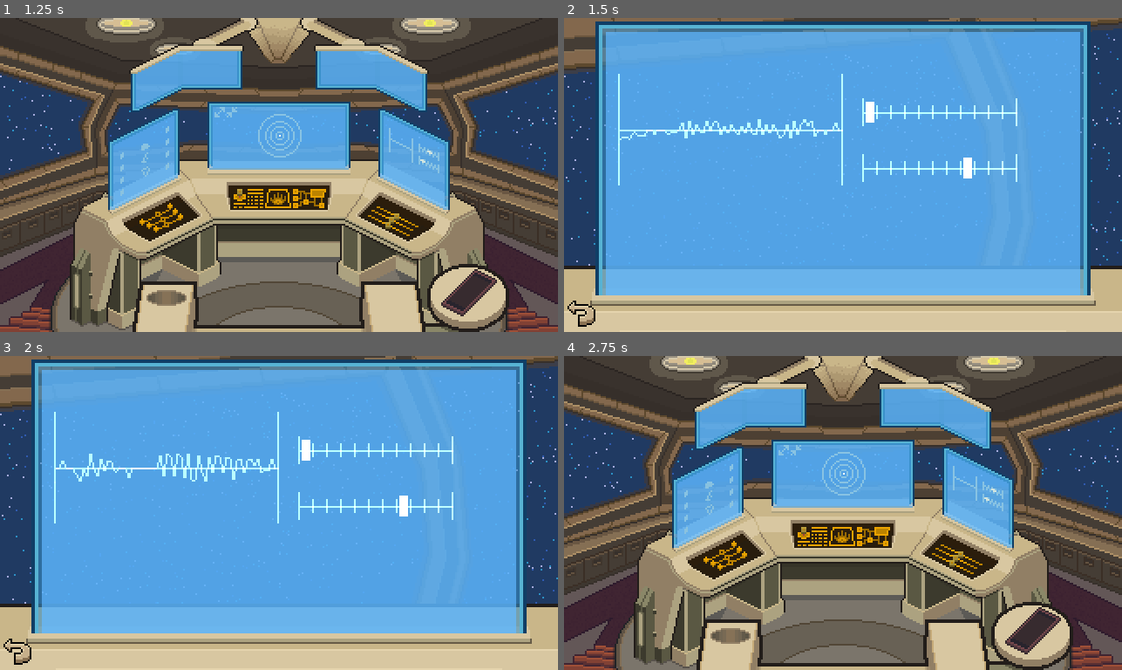
Above: before the commit, frames 1-4 (two rows, left to right).
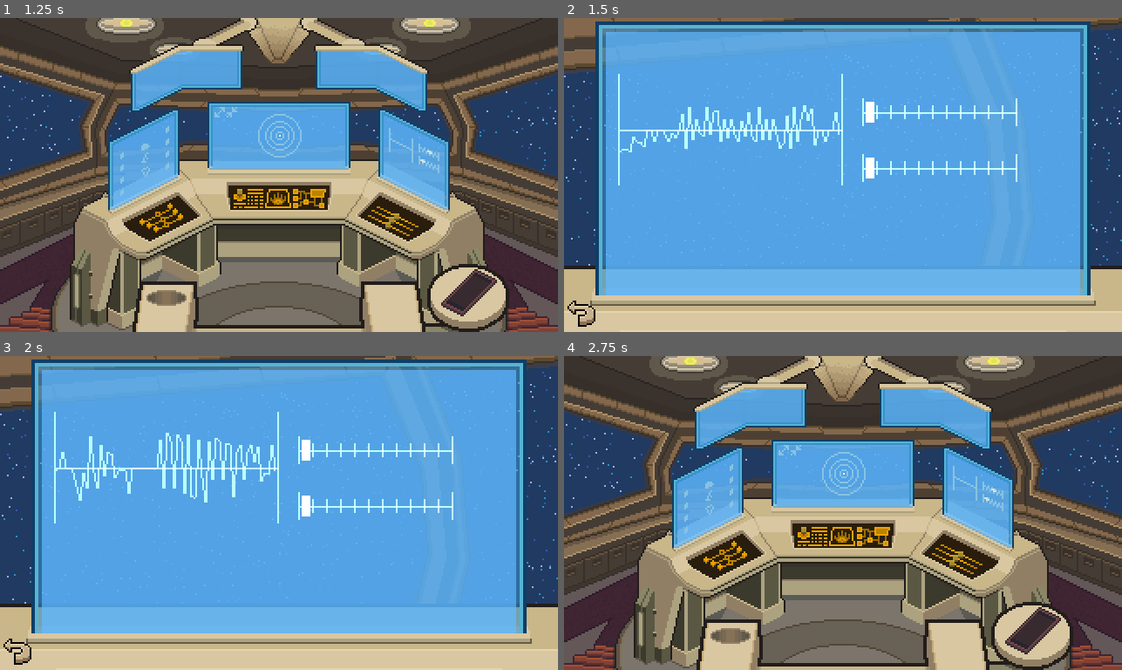
Above: after the commit, the same moments.

Repository: kevinlights/cosmic-s.n.a.f.u
Game: Godot game, scene res://scenes/TitleScreen.tscn
Same seed, same stepped clock (60 frames per second), same inputs: the game is played once before the commit and once after it.
Inputs (mouse positions are in pixels of both pictures, inside the frame that each line leads up to):
- Up to frame 1 (1.25 s): click (161, 303) at 0.5 s
- Up to frame 2 (1.5 s): click (965, 178) at 1.25 s
- Up to frame 3 (2 s): no input
- Up to frame 4 (2.75 s): click (580, 651) at 2 s

Frame 1 is identical in both runs. In frame 2, 1.1% of the frame differs, in the area x 10-74%, y 27-52%; in frame 3, 1.5%, in the area x 10-74%, y 24-52%; in frame 4, nothing differs.

Commit message:
Make radio sliders allow dragging instead of clicking only

Diff:
--- a/objects/radio/Radio.gd
+++ b/objects/radio/Radio.gd
@@ -3,6 +3,8 @@
 const SIGNAL_THRESHOLD : float = 0.3
 
 onready var waveform = $Waveform
+onready var slider_angle = $RadioSlider_Angle
+onready var slider_frequency = $RadioSlider_Frequency
 onready var label_status = $Label_Status
 
 signal back_from_radio
@@ -16,6 +18,10 @@
 	else:
 		label_status.text = "SIGNAL WEAK"
 
+func set_active(active : bool) -> void:
+	slider_angle.active = active
+	slider_frequency.active = active
+
 func _on_RadioSlider_Angle_value_changed(value : float) -> void:
 	game.radio_angle = value
 
--- a/objects/radio/RadioSlider.gd
+++ b/objects/radio/RadioSlider.gd
@@ -1,8 +1,10 @@
 extends Control
 
-const COLOUR_HUD = Color("687f8a")
+const COLOUR_HUD : Color = Color("687f8a")
+const CLICK_BOUNDS : Rect2 = Rect2(0, 0, 88, 10)
 
 var value : float = 0.0
+var active : bool = false
 
 signal value_changed
 
@@ -16,11 +18,13 @@
 	var slider_position : int = stepify(wrapf(value, 0.0, 1.0), 0.1) * 80
 	draw_rect(Rect2(1 + slider_position, 2, 5, 12), Color.white)
 
-func _input(event) -> void:
-	if event is InputEventMouseButton and event.pressed:
-		var cursor : Vector2 = event.position
-		if Rect2(rect_global_position, Vector2(88, 16)).has_point(cursor):
-			var new_value : float = float(cursor.x - rect_global_position.x) / 88.0
+func _process(delta : float) -> void:
+	if not active:
+		return
+	if Input.is_mouse_button_pressed(BUTTON_LEFT):
+		var mouse_pos : Vector2 = get_local_mouse_position()
+		if CLICK_BOUNDS.has_point(mouse_pos):
+			var new_value : float = mouse_pos.x / CLICK_BOUNDS.size.x
 			value = new_value
 			update()
 			emit_signal("value_changed", value)
--- a/scenes/Game.gd
+++ b/scenes/Game.gd
@@ -65,6 +65,7 @@
 func go_to_radio() -> void:
 	cockpit.hide()
 	radio.show()
+	radio.set_active(true)
 	MusicManager.switch_to_track("radar")
 
 func go_to_phone() -> void:
@@ -86,6 +87,7 @@
 func back_from_radio() -> void:
 	radio.hide()
 	cockpit.show()
+	radio.set_active(false)
 	MusicManager.switch_to_track("main")
 
 func back_from_phone() -> void:
